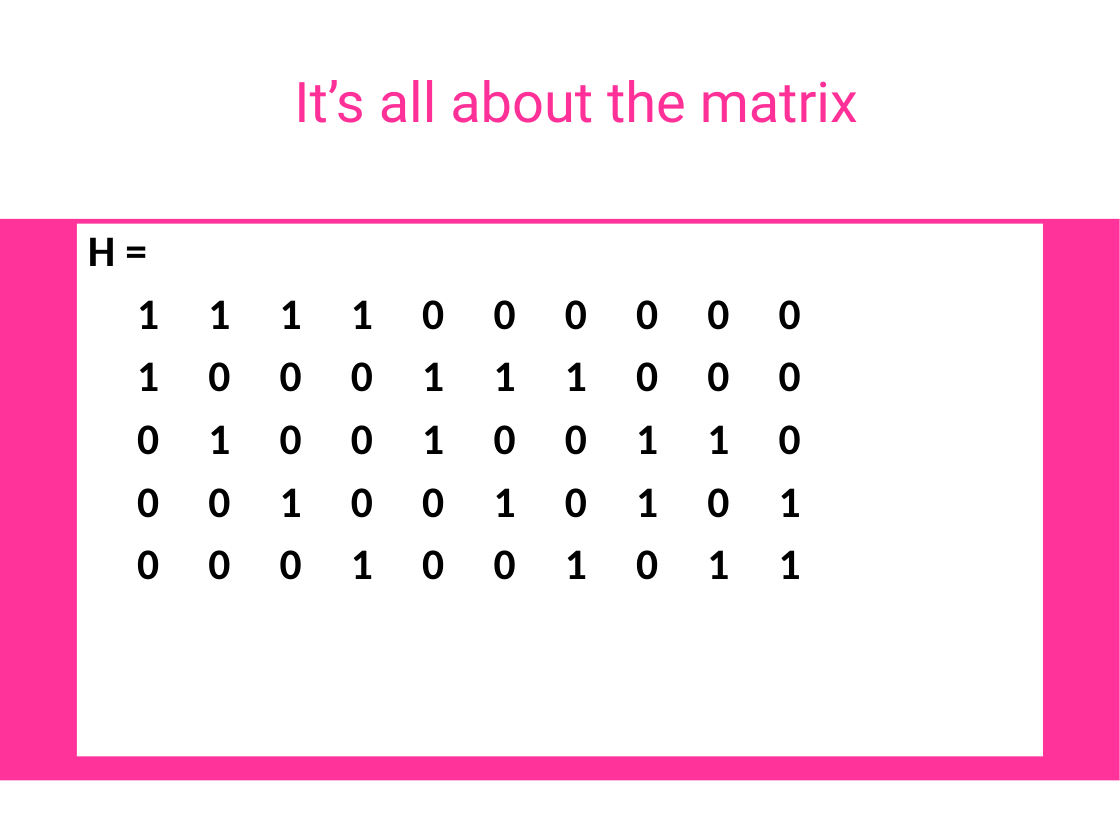
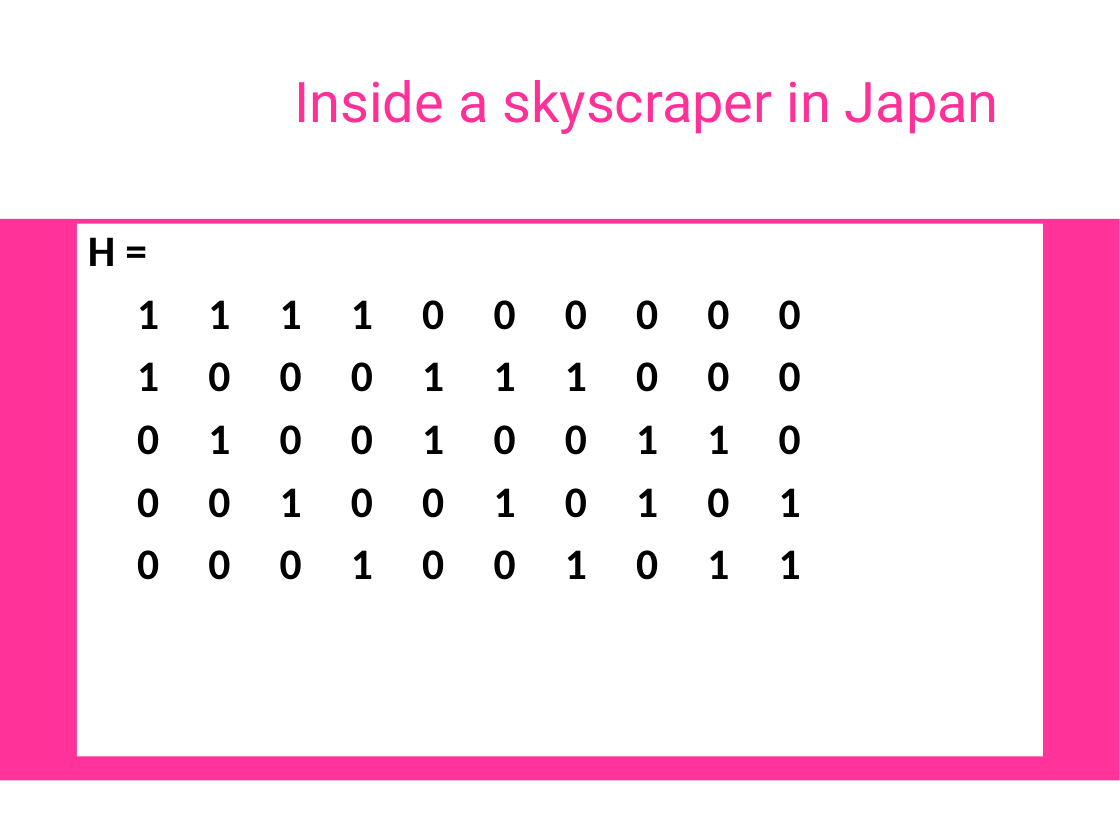
Before and after one commit to OpenResearchInstitute/documents, a slide deck: slide 31 of Papers_Articles_Presentations/Slide_Presentations/2018TAPR_DCC_LDPC_for_normal_people.ppt. Drawn at 1120x840 pixels with LibreOffice and Linux fonts; fonts in the diff are those of the drawing; background and template pictures are left out. Boxes give left, top, right and bottom in pixels: in the first picture for what was removed or moved away, otherwise in the second. Text is boxed around its words. In the diff, an @@ line names an element or a change of style, - is before the commit and + after.

```diff
--- a/Papers_Articles_Presentations/Slide_Presentations/2018TAPR_DCC_LDPC_for_normal_people.ppt
+++ b/Papers_Articles_Presentations/Slide_Presentations/2018TAPR_DCC_LDPC_for_normal_people.ppt
@@ title at (294,80,999,134): text changed @@
-It’s all about the matrix
+Inside a skyscraper in Japan
```
Also in this commit, not shown: 14 other slides changed, 1 slide added.
